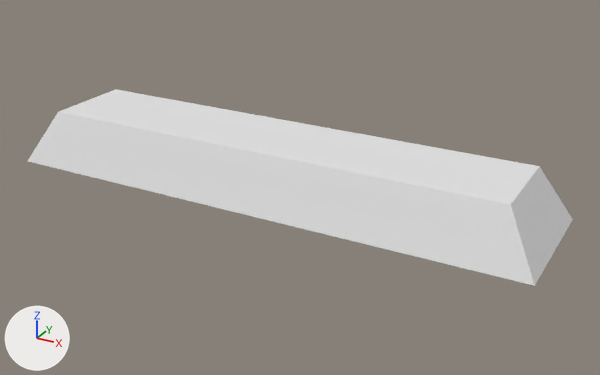
Two versions of the Blender file UnholySource/Assets/Models/Scenario/School/Rooms/East/_blend/interior_modeling_school_east_00.blend, one commit apart.
The view is the same before and after, from a 50 mm lens placed at (1.413, -2.405, 1.124), pointed at (0.086, 0.007, -0.082). Lighting does not change. The marker at lower left points along +X, +Y and +Z. The same objects are shown in both versions, whatever each file hides.

Before the edit, the objects in view are built like this:
```python
me_cube_005 = bpy.data.meshes.new('Cube.005')
me_cube_005.from_pydata(...)  # 60 vertices, 54 faces; spans x -1.0..1.0, y -0.25..0.25, z -0.1..0.1
ob_school_light = bpy.data.objects.new('School Light', me_cube_005)
ob_school_light.location = (0.0, 0.0, 0.0)
```
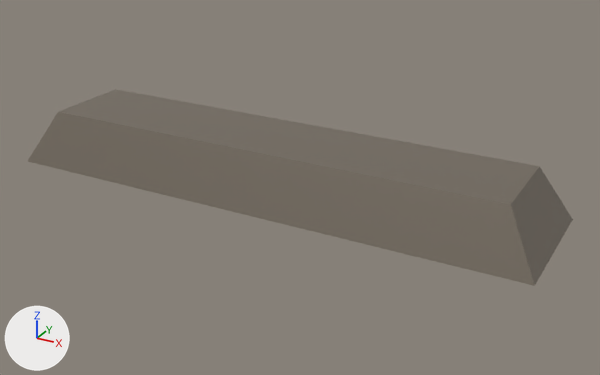
What changed in the scene script:
```text
Add mat_light_metal_2:
    mat_light_metal_2 = principled_material('light_metal_2')
    mat_light_metal_2.base_color = (0.0685, 0.0685, 0.0685)  # dark grey #4a4a4a
Add mat_light_metal:
    mat_light_metal = principled_material('light_metal')
    mat_light_metal.base_color = (0.22, 0.188, 0.15)  # brown #81786c
    mat_light_metal.metallic = 0.4
Add mat_light_emissive:
    mat_light_emissive = principled_material('light_emissive')
    mat_light_emissive.base_color = (0.8, 0.8, 0.8)  # white #e7e7e7
Change me_cube_005:
    where me_cube_005.from_pydata(...)  # 60 vertices, 54 faces; spans x -1.0..1.0, y -0.25..0.25, z -0.1..0.1
    used by ob_school_light; location = (0.0, 0.0, 0.0)
    me_cube_005 part 1: all 6 faces centred in x 0.0, y -0.21..0.21, z -0.06..0.1 switch from no material to mat_light_metal (brown #81786c)
    me_cube_005 part 2: all 2 faces centred in x 0.94..0.96, y 0.0, z -0.06..0.0 switch from no material to mat_light_metal (brown #81786c)
    add me_cube_005.materials.append(mat_light_emissive)  # white #e7e7e7
    add me_cube_005.materials.append(mat_light_metal_2)  # dark grey #4a4a4a
```

Pixel boxes (x1, y1, x2, y2) of what changed, in the pictures (600 x 375 px):
part 1 of me_cube_005, recoloured (white to grey): (28, 89, 539, 286) in both
part 2 of me_cube_005, recoloured: (511, 166, 573, 285) in both
